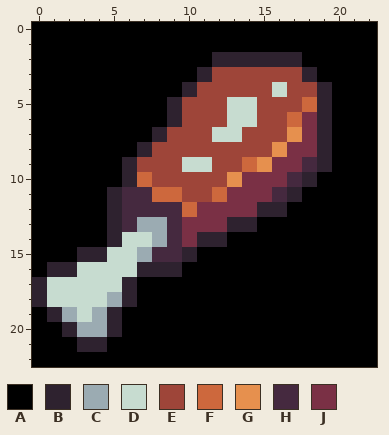
Pixel-art file -- data/imgs/animations/chicken.ase. That is the earlier state.
23x23 pixels, 1 frame.
Visible layers, top first: "Layer 1", "Background".
Palette (. is transparent): A #000000  B #2e222f  C #9babb2  D #c7dcd0  E #9e4539  F #cd683d  G #e6904e  H #45293f  J #7a3045
Pixels before, first column x 0:
 0 AAAAAAAAAAAAAAAAAAAAAAA
 1 AAAAAAAAAAAAAAAAAAAAAAA
 2 AAAAAAAAAAAABBBBBBAAAAA
 3 AAAAAAAAAAABEEEEEEBAAAA
 4 AAAAAAAAAABEEEEEDEEBAAA
 5 AAAAAAAAABEEEDDEEEFBAAA
 6 AAAAAAAAABEEEDDEEFJBAAA
 7 AAAAAAAABEEEDDEEEGJBAAA
 8 AAAAAAABEEEEEEEEGJJBAAA
 9 AAAAAABEEEDDEEFGJJHBAAA
10 AAAAAABFEEEEEGJJJHBAAAA
11 AAAAABHHFFEEFJJJHBAAAAA
12 AAAAABHHHHFJJJJBBAAAAAA
13 AAAAABHCCHJJJBBAAAAAAAA
14 AAAAABDDCHJBBAAAAAAAAAA
15 AAABBDDCHHBAAAAAAAAAAAA
16 ABBDDDDBBBAAAAAAAAAAAAA
17 BDDDDDBAAAAAAAAAAAAAAAA
18 BDDDDCBAAAAAAAAAAAAAAAA
19 ABCDCBAAAAAAAAAAAAAAAAA
20 AABCCBAAAAAAAAAAAAAAAAA
21 AAABBAAAAAAAAAAAAAAAAAA
22 AAAAAAAAAAAAAAAAAAAAAAA
And afterwards:
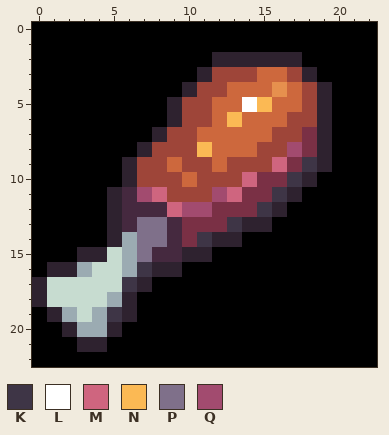
Colours new in this view: K #3e3546  L #ffffff  M #cf657f  N #fbb954  P #7f708a  Q #a24b6f
Difference:
{"where": "layer \"Layer 1\""}
{"y":3,"x":15,"old":"EE","new":"FF"}
{"y":4,"x":13,"old":"EEEDE","new":"FFFGF"}
{"y":5,"x":12,"old":"EDDEEEF","new":"FFLNFFE"}
{"y":6,"x":12,"old":"EDDEEFJ","new":"FNFFFEE"}
{"y":7,"x":11,"old":"EDDEE","new":"FFFFF"}
{"y":7,"x":17,"old":"G","new":"E"}
{"y":8,"x":11,"old":"EEEE","new":"NFFF"}
{"y":8,"x":16,"old":"GJ","new":"EQ"}
{"y":9,"x":9,"old":"EDDE","new":"FEEF"}
{"y":9,"x":14,"old":"FGJ","new":"EEM"}
{"y":9,"x":18,"old":"H","new":"K"}
{"y":10,"x":7,"old":"F","new":"E"}
{"y":10,"x":10,"old":"E","new":"F"}
{"y":10,"x":13,"old":"GJ","new":"EM"}
{"y":10,"x":17,"old":"H","new":"K"}
{"y":11,"x":7,"old":"HFF","new":"QME"}
{"y":11,"x":12,"old":"FJ","new":"QM"}
{"y":11,"x":16,"old":"H","new":"K"}
{"y":12,"x":9,"old":"HFJ","new":"MQQ"}
{"y":12,"x":15,"old":"B","new":"K"}
{"y":13,"x":7,"old":"CC","new":"PP"}
{"y":13,"x":13,"old":"B","new":"K"}
{"y":13,"x":15,"old":"A","new":"B"}
{"y":14,"x":6,"old":"DDC","new":"CPP"}
{"y":14,"x":11,"old":"B","new":"K"}
{"y":14,"x":13,"old":"A","new":"B"}
{"y":15,"x":6,"old":"DC","new":"CP"}
{"y":15,"x":11,"old":"A","new":"B"}
{"y":16,"x":3,"old":"D","new":"C"}
{"y":16,"x":6,"old":"DB","new":"CK"}
{"y":17,"x":6,"old":"BA","new":"KB"}
{"y":19,"x":5,"old":"BA","new":"KB"}
{"label":"changed","picture_box":[77,67,317,322]}
